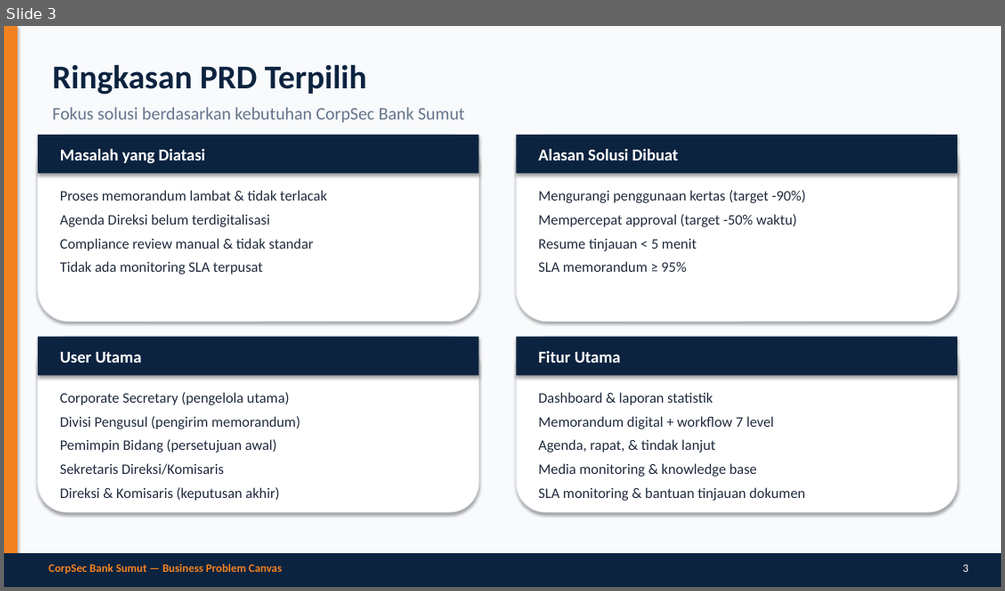
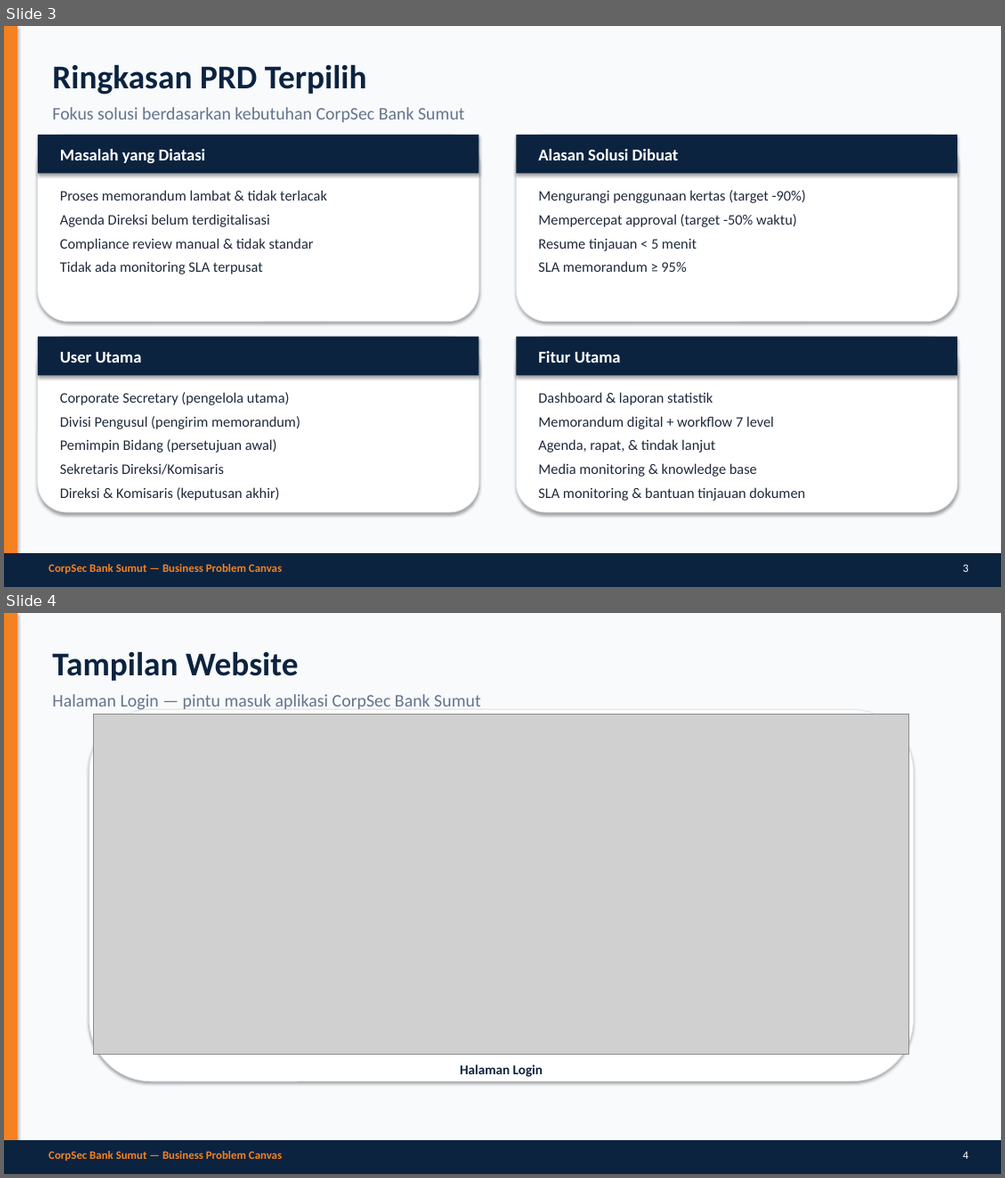
Before and after one commit to kelompok8ai/repo-day1-a, a slide deck: CorpSec-Bank-Sumut-Presentasi.pptx. Shown one above the other, each under a label of ours: slide 3 before the commit, slides 3 and 4 after it. The pictures are 1005x591 and 1005x1178 pixels, drawn with LibreOffice and Linux fonts; fonts in the diff are those of the drawing; grey boxes stand for pictures. Boxes give left, top, right and bottom in pixels: in the first picture for what was removed or moved away, otherwise in the second. Text is boxed around its words. In the diff, an @@ line names an element or a change of style, - is before the commit and + after.

```diff
--- a/CorpSec-Bank-Sumut-Presentasi.pptx
+++ b/CorpSec-Bank-Sumut-Presentasi.pptx
@@ slide 4 added at [4, 613, 1001, 1174], background #F8FAFC @@
@@ rectangle added at [4, 613, 17, 1140], fill #F58220 @@
@@ text added at [52, 651, 481, 710], 17 pt, text #64748B @@
+Tampilan Website
+Halaman Login — pintu masuk aplikasi CorpSec Bank Sumut
@@ rounded rectangle added at [89, 709, 914, 1081], fill #FFFFFF, outline #E2E8F0 0.75 pt @@
@@ picture added at [94, 714, 909, 1054] @@
@@ text added at [460, 1064, 542, 1077], 13 pt, text #0C2340, bold @@
+Halaman Login
@@ rectangle added at [4, 1140, 1001, 1174], fill #0C2340 @@
@@ text added at [48, 1151, 282, 1160], 11 pt, text #F58220, bold @@
+CorpSec Bank Sumut — Business Problem Canvas
@@ text added at [963, 1151, 968, 1159], 11 pt, text #FFFFFF @@
+4
```
Also in this commit, not shown: 10 slides changed, 2 other files.
